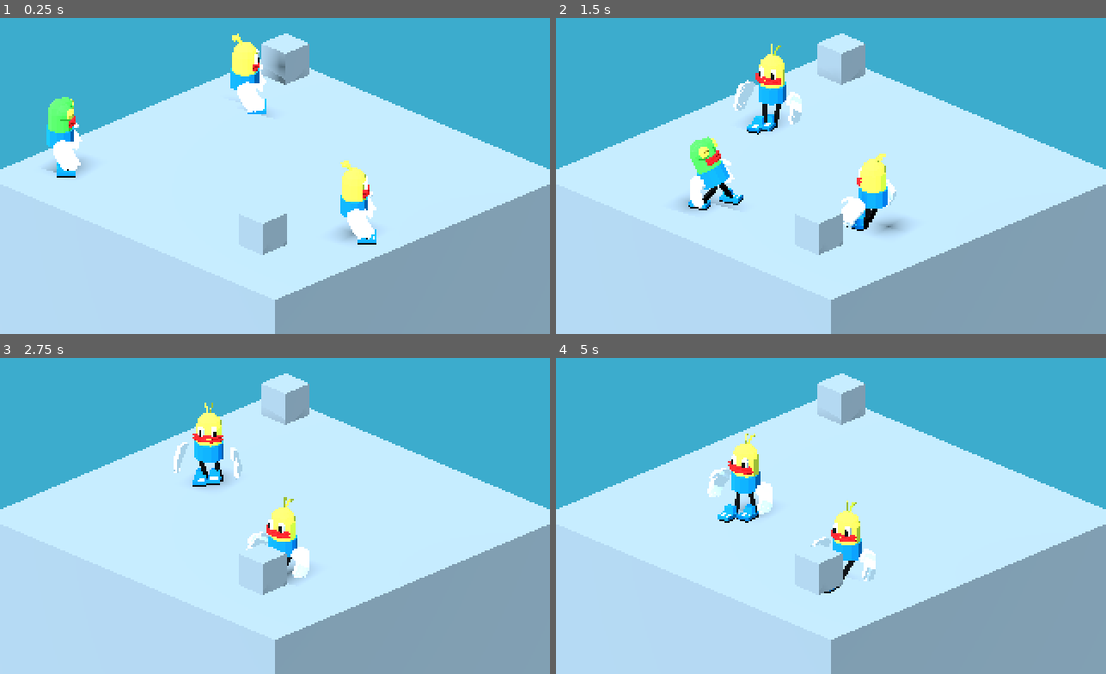
Above: before the commit, frames 1-4 (two rows, left to right).
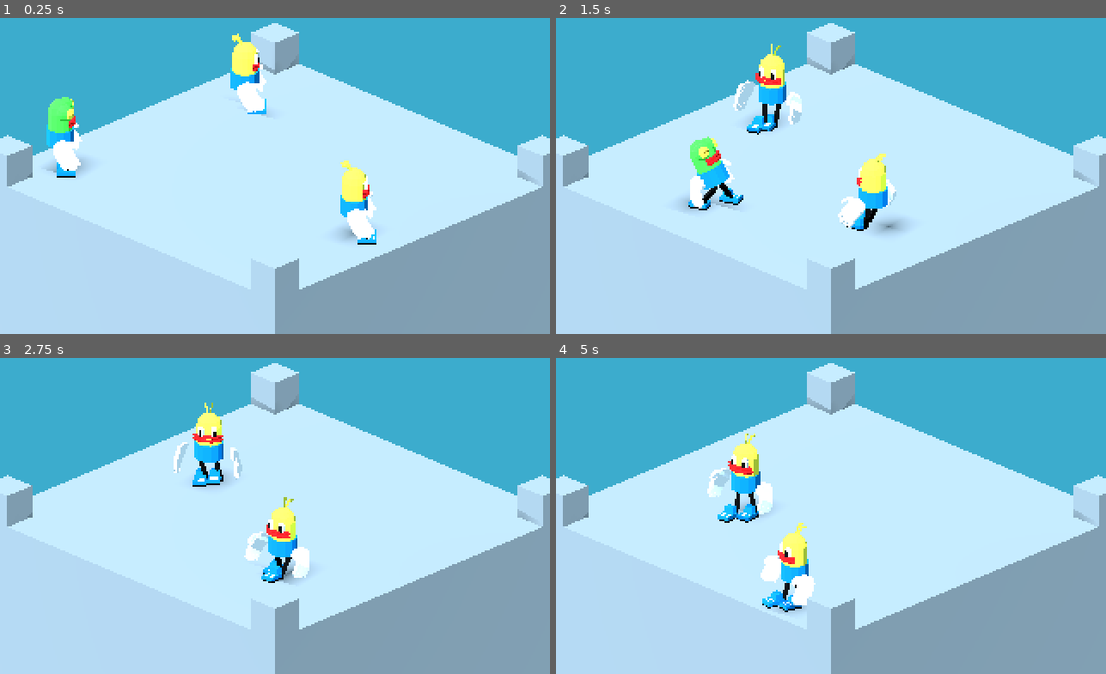
Above: after the commit, the same moments.

Repository: cat-in-the-dark/gmtk_2026
Game: Godot game, scene res://main.tscn
Two runs of this game, one before a commit and one after it. Both use one fixed random seed, a clock stepped at 60 frames per second and the inputs below.
Inputs:
- Up to frame 1 (0.25 s): no input
- Up to frame 2 (1.5 s): hold D (move_right) 0.53-1.28 s; hold Space (attack) 0.53-1.28 s; hold S (move_down) from 1.28 s (still down); tap Ctrl (dash) at 1.35 s
- Up to frame 3 (2.75 s): release S (move_down) at 2.03 s; hold D (move_right) from 2.03 s (still down); hold Space (attack) from 2.03 s (still down)
- Up to frame 4 (5 s): release D (move_right) at 2.78 s; release Space (attack) at 2.78 s; hold W (move_up) 2.78-3.53 s; tap Ctrl (dash) at 2.85, 4.35 s; hold Space (attack) 3.53-4.28 s; hold A (move_left) from 3.53 s (still down)

The runs differ from the first frame. In frame 1, 3.3% of the frame differs, in the area x 0-100%, y 1-90%; in frame 2, 3.5%; in frame 3, 3.5%; in frame 4, 6.1%.

Commit message:
add boxes on sides to make it harder to fall off

Diff:
--- a/main.tscn
+++ b/main.tscn
@@ -64,10 +64,16 @@
 transform = Transform3D(0.70710677, 0, 0.70710677, 0, 1, 0, -0.70710677, 0, 0.70710677, 0, 0, -12)
 
 [node name="box1" parent="level" unique_id=1616515310 instance=ExtResource("3_h2yge")]
-transform = Transform3D(1, 0, 0, 0, 1, 0, 0, 0, 1, 4.9786015, 0.6414876, -4.55138)
+transform = Transform3D(1, 0, 0, 0, 1, 0, 0, 0, 1, 5.5, 0.5, -5.5)
+
+[node name="box4" parent="level" unique_id=458615464 instance=ExtResource("3_h2yge")]
+transform = Transform3D(1, 0, 0, 0, 1, 0, 0, 0, 1, 5.5, 0.5, 5.5)
 
 [node name="box2" parent="level" unique_id=1463229619 instance=ExtResource("3_h2yge")]
-transform = Transform3D(1, 0, 0, 0, 1, 0, 0, 0, 1, -3.7822924, 0.6414876, 3.2639275)
+transform = Transform3D(1, 0, 0, 0, 1, 0, 0, 0, 1, -5.5, 0.5, 5.5)
+
+[node name="box3" parent="level" unique_id=614194156 instance=ExtResource("3_h2yge")]
+transform = Transform3D(1, 0, 0, 0, 1, 0, 0, 0, 1, -5.5, 0.5, -5.5)
 
 [node name="platform1" type="StaticBody3D" parent="level" unique_id=1819550088]
 transform = Transform3D(1, 0, 0, 0, 1, 0, 0, 0, 1, 0, -4, 0)
